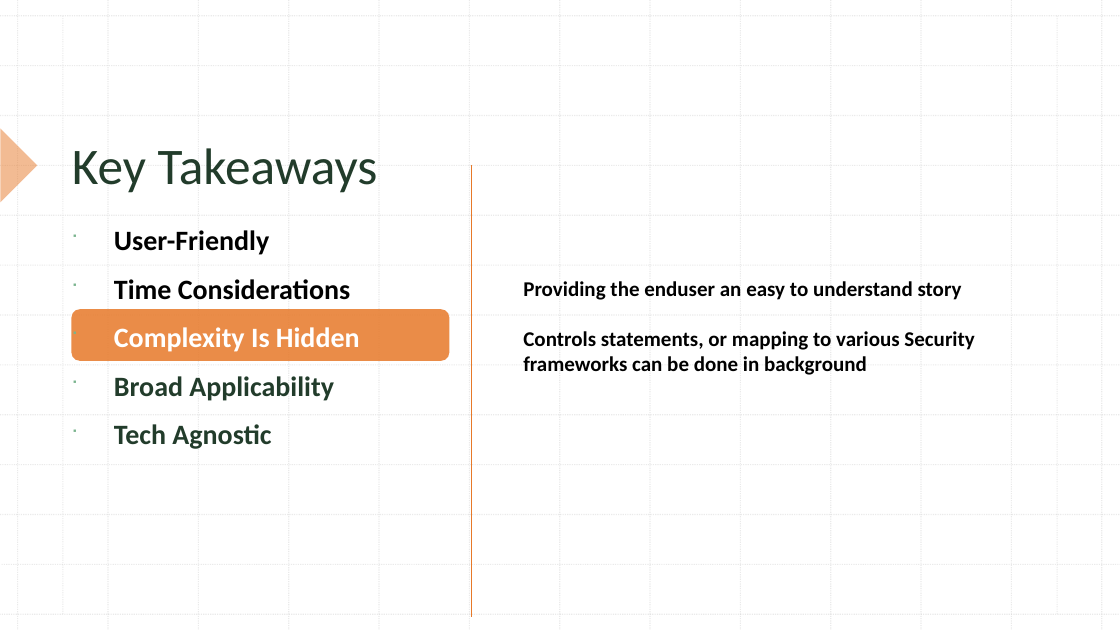
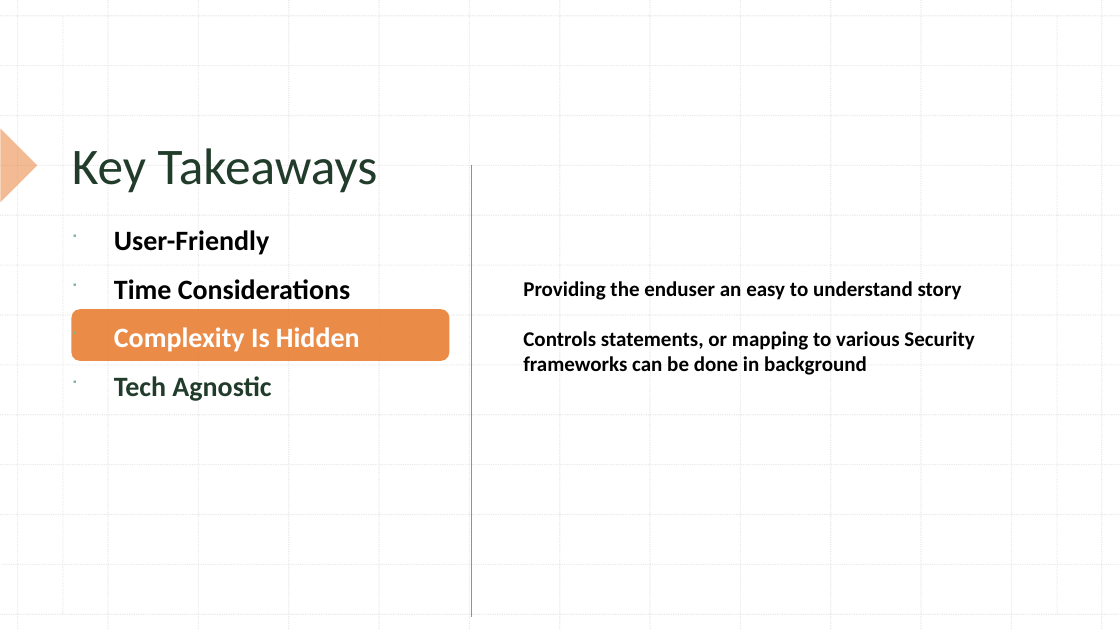
Before and after one commit to misge-dotcom/LSZ_2025, a slide deck: slide 12 of Cyber Risk from Theory to Practice LSZ2025.pptx. Drawn at 1120x630 pixels with LibreOffice and Linux fonts; fonts in the diff are those of the drawing. Boxes give left, top, right and bottom in pixels: in the first picture for what was removed or moved away, otherwise in the second. Text is boxed around its words. In the diff, an @@ line names an element or a change of style, - is before the commit and + after.

```diff
--- a/Cyber Risk from Theory to Practice LSZ2025.pptx
+++ b/Cyber Risk from Theory to Practice LSZ2025.pptx
@@ text at <box>114,376,334,401</box>: paragraph removed @@
- Broad Applicability
```
Also in this commit, not shown: 3 other slides changed.
